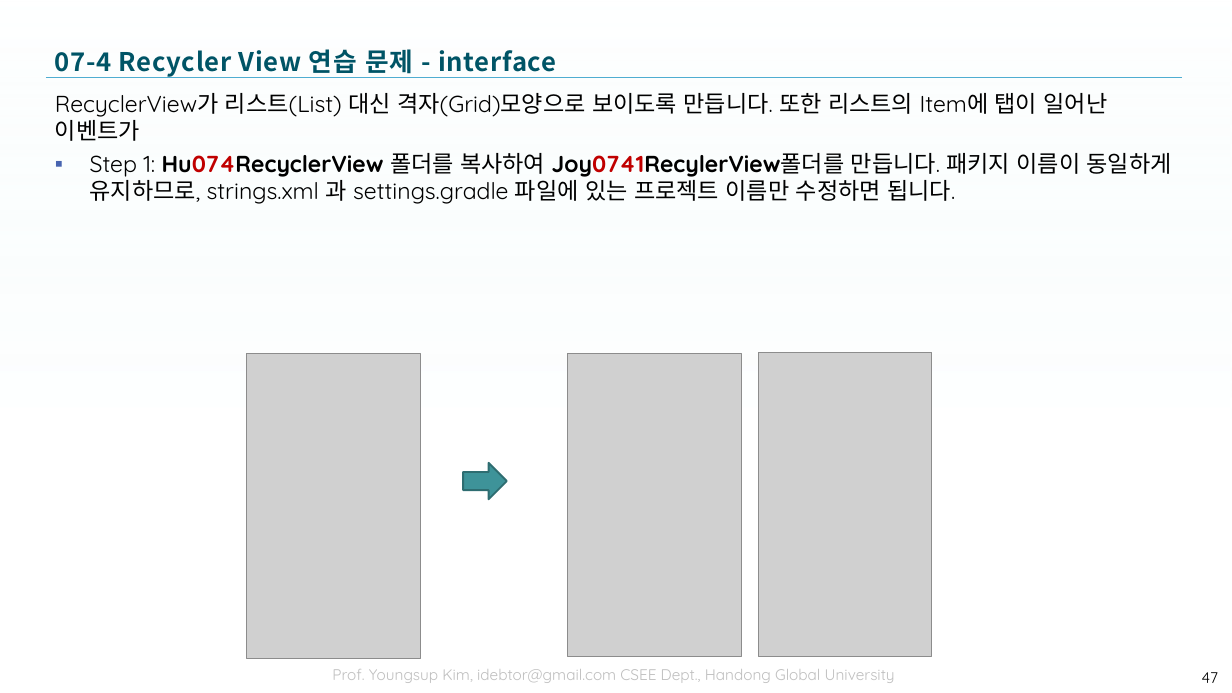
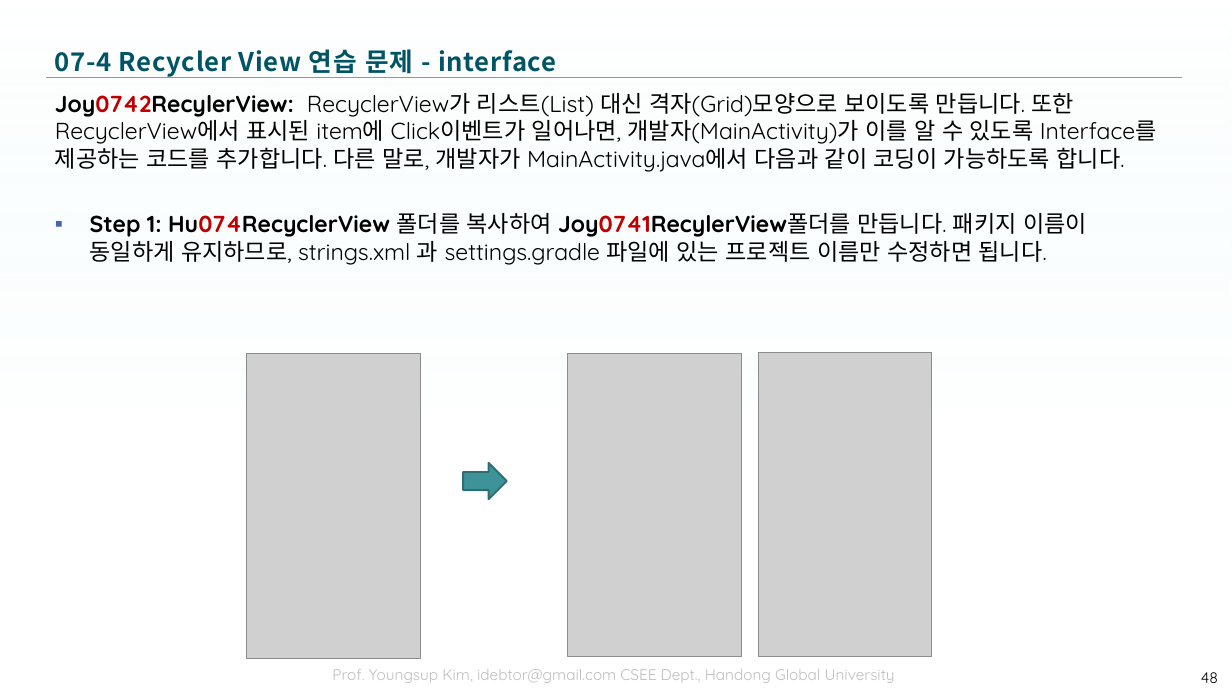
Before and after one commit to tae7841/HuStarAS, a slide deck: slide 48 of ppts/07Widget.pptx (slide 47 before the commit). Drawn at 1232x693 pixels with LibreOffice and Linux fonts; fonts in the diff are those of the drawing; grey boxes stand for pictures; background and template pictures are left out. Boxes give left, top, right and bottom in pixels: in the first picture for what was removed or moved away, otherwise in the second. Text is boxed around its words. In the diff, an @@ line names an element or a change of style, - is before the commit and + after.

```diff
--- a/ppts/07Widget.pptx
+++ b/ppts/07Widget.pptx
@@ text at [55,93,1157,172]: text changed @@
-RecyclerView가 리스트(List) 대신 격자(Grid)모양으로 보이도록 만듭니다. 또한 리스트의 Item에 탭이 일어난 이벤트가
+Joy0742RecylerView: RecyclerView가 리스트(List) 대신 격자(Grid)모양으로 보이도록 만듭니다. 또한 RecyclerView에서 표시된 item에 Click이벤트가 일어나면, 개발자(MainActivity)가 이를 알 수 있도록 Interface를 제공하는 코드를 추가합니다. 다른 말로, 개발자가 MainActivity.java에서 다음과 같이 코딩이 가능하도록 합니다.
@@ text at [90,213,1087,265]: bold on in "Step 1:" @@
@@ page number at [1201,672,1218,683]: text changed @@
-47
+48
```
Also in this commit, not shown: 13 other slides changed, 1 slide added, 1 other file.
